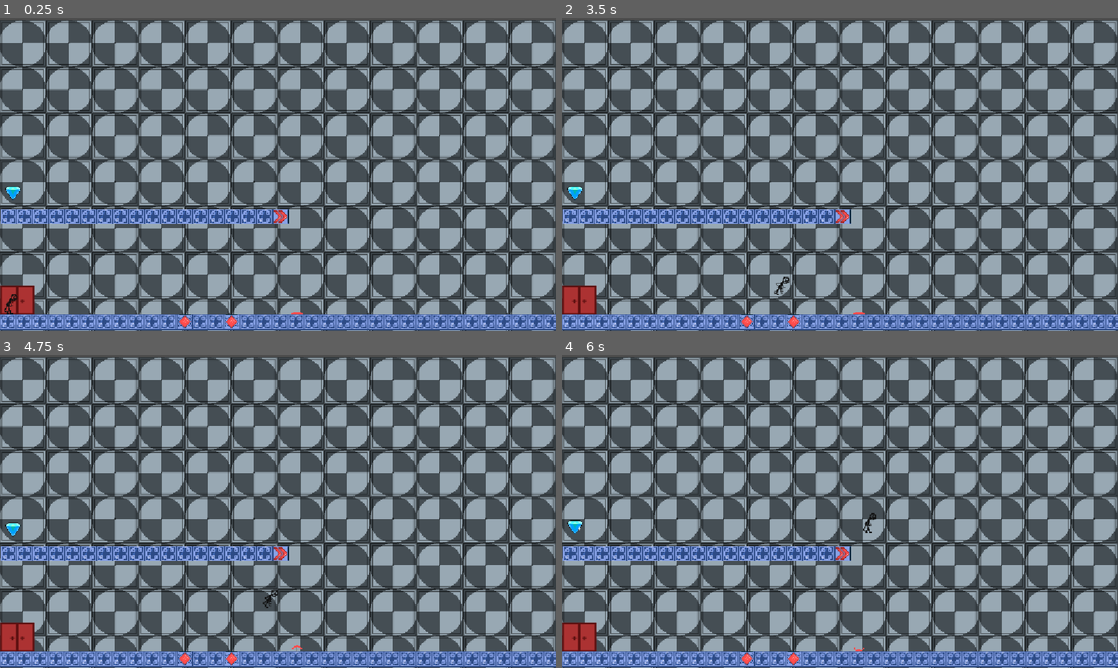
Above: before the commit, frames 1-4 (two rows, left to right).
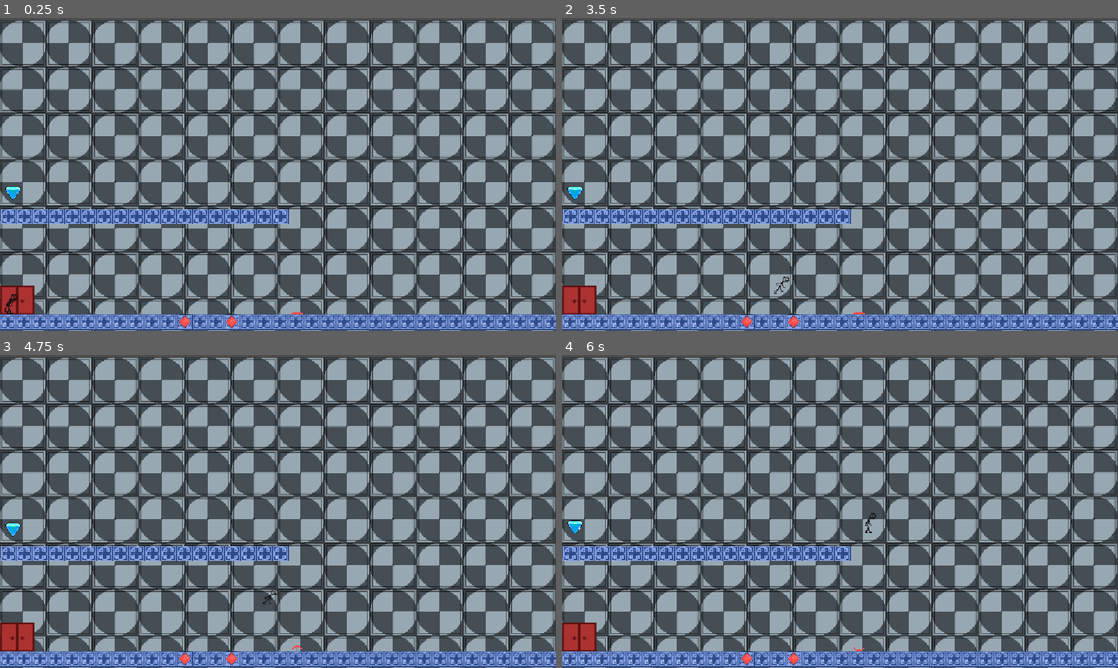
Above: after the commit, the same moments.

Repository: Noomins/Haven-ciao
Game: Godot game, scene res://main scene.tscn
Two runs of this game, one before a commit and one after it. Both use one fixed random seed, a clock stepped at 60 frames per second and the inputs below.
Inputs:
- Up to frame 1 (0.25 s): no input
- Up to frame 2 (3.5 s): tap Enter at 0.5 s; hold D (walk right) 0.53-2.03 s; tap Space (jumping) at 0.77, 1.52, 2.75, 3.02 s; hold A (walk left) 2.03-2.78 s; hold D (walk right) from 2.78 s (still down)
- Up to frame 3 (4.75 s): tap Space (jumping) at 3.77, 4.52 s; release D (walk right) at 4.28 s; hold A (walk left) from 4.28 s (still down)
- Up to frame 4 (6 s): release A (walk left) at 5.03 s; hold D (walk right) 5.03-5.78 s; hold A (walk left) from 5.78 s (still down)

The runs differ from the first frame. In frame 1, 0.1% of the frame differs, in the area x 49-52%, y 61-66%; in frame 2, 0.1%, in the area x 38-52%, y 61-89%; in frame 3, 0.1%; in frame 4, 0.1%.

Commit message:
tried my best to do something, not the best idea to go into this blindly.

Diff:
--- a/n++-2/character_body_2d.gd
+++ b/n++-2/character_body_2d.gd
@@ -23,10 +23,11 @@
 	var direction := Input.get_axis("walk left", "walk right")
 	if direction:
 		velocity.x = direction * SPEED
+		$Sprite2D.hide()
 		$playerwalk.play("walk")
+		$playerwalk.animation_finished
 	else:
 		velocity.x = move_toward(velocity.x, 0, SPEED)
-
 	move_and_slide()
 
 func _on_junppad_body_entered(_body: CharacterBody2D) -> void:
--- a/n++-2/gameoverui.gd
+++ b/n++-2/gameoverui.gd
@@ -1,5 +1,6 @@
 extends CanvasLayer
 @export var game_over_ui: CanvasLayer
+@export var pickup_audio : AudioStream
 @onready var control_node = $Control
 @onready var restart_button = $Control/restart
 @onready var escape_timer = $Timer
@@ -8,9 +9,10 @@
 @onready var g_collision_shape = $"../the gem/gem collision"
 @onready var g_sprite = $"../the gem/AnimatedSprite2D"
 @onready var countdown_label = $CountdownLabel
-@onready var doorclosed =$"../exitdoor/doorclosed"
-@onready var doorcollision=$"../exitdoor/doorcollision"
-@onready var rocketshoot=$"../rocketbox/rocketshoot"
+@onready var doorclosed = $"../exitdoor/doorclosed"
+@onready var doorcollision= $"../exitdoor/doorcollision"
+@onready var audiopickup = $"../gempickupsfx"
+@onready var audiowin = $"../winsfx"
 func trigger_game_over():
 	control_node.show()
 	get_tree().paused = true
@@ -18,8 +20,10 @@
 func trigger_win() -> void:
 	escape_timer.stop()
 	control_node.show()
+	audiowin.play()
 	$Control/gameovertext.text = "gem licked............"
 	get_tree().paused = true
+
 
 func start_escape_timer(seconds: float):
 	escape_timer.start(seconds)
@@ -35,16 +39,15 @@
 	start_escape_timer(10.0)
 	get_tree().call_group("spikes", "activate_spike")
 	$"../spike/spikespawn".play("spawn")
-	$"../rocketbox/rocketshoot".play("shoot")
 	g_sprite.hide()
 	g_collision_shape.set_deferred("disabled", true)
 	doorcollision.set_deferred("disabled",false)
 	doorclosed.hide()
+	audiopickup.play()
+
 func _process(_delta: float) -> void:
 	if not escape_timer.is_stopped():
 		countdown_label.text = "%.1f" % escape_timer.time_left
 
-
-
 func _on_exitdoor_body_entered(_body: CharacterBody2D) -> void:
 	trigger_win()
--- a/n++-2/main scene.tscn
+++ b/n++-2/main scene.tscn
@@ -46,14 +46,8 @@
 [ext_resource type="Texture2D" uid="uid://ds8c32yosm5ra" path="res://spriteanims/door!2.png" id="35_ens8i"]
 [ext_resource type="Texture2D" uid="uid://dykl5gp32kb0j" path="res://spriteanims/door!1.png" id="36_yklg6"]
 [ext_resource type="Texture2D" uid="uid://f45e1ipngk7s" path="res://background texture.png" id="37_yklg6"]
-[ext_resource type="Texture2D" uid="uid://bctayiiotnkmn" path="res://rocketblock-32x32_4.png" id="38_770c0"]
-[ext_resource type="Script" uid="uid://c2vw5mk2pwrdn" path="res://rocketbox.gd" id="38_ps13k"]
-[ext_resource type="Texture2D" uid="uid://ce8a78isc506e" path="res://spriteanims/rocketshoot1.png" id="40_pnilr"]
-[ext_resource type="Texture2D" uid="uid://brqp2wtxwyxty" path="res://spriteanims/rocketshoot2.png" id="41_oq3a0"]
-[ext_resource type="Texture2D" uid="uid://uks7loib6ba5" path="res://spriteanims/rocketshoot3.png" id="42_ctq0g"]
-[ext_resource type="Texture2D" uid="uid://hgudw355ogeo" path="res://spriteanims/rocketshoot4.png" id="43_v5y4c"]
-[ext_resource type="Texture2D" uid="uid://cxo5vnfqah2jw" path="res://spriteanims/rocketshoot5.png" id="44_osmiw"]
-[ext_resource type="Texture2D" uid="uid://g2mtq412o5me" path="res://spriteanims/rocketshoot6.png" id="45_5gt1g"]
+[ext_resource type="AudioStream" uid="uid://crbnx7qnkdowk" path="res://touchswitch_last_2d.wav" id="47_ctq0g"]
+[ext_resource type="AudioStream" uid="uid://d2uvqbthxwfka" path="res://Tony Hawk's Pro Skater 1+2 Special Trick sound effect.mp3" id="48_v5y4c"]
 
 [sub_resource type="RectangleShape2D" id="RectangleShape2D_ijygm"]
 size = Vector2(47, 45)
@@ -214,45 +208,6 @@
 
 [sub_resource type="RectangleShape2D" id="RectangleShape2D_ddck8"]
 size = Vector2(591, 29)
-
-[sub_resource type="RectangleShape2D" id="RectangleShape2D_te5el"]
-
-[sub_resource type="SpriteFrames" id="SpriteFrames_8nn7b"]
-animations = [{
-"frames": [],
-"loop": 1,
-"name": &"following",
-"speed": 5.0
-}, {
-"frames": [{
-"duration": 1.0,
-"texture": ExtResource("7_t4yvt")
-}, {
-"duration": 1.0,
-"texture": ExtResource("40_pnilr")
-}, {
-"duration": 1.0,
-"texture": ExtResource("41_oq3a0")
-}, {
-"duration": 1.0,
-"texture": ExtResource("42_ctq0g")
-}, {
-"duration": 1.0,
-"texture": ExtResource("43_v5y4c")
-}, {
-"duration": 1.0,
-"texture": ExtResource("44_osmiw")
-}, {
-"duration": 1.0,
-"texture": ExtResource("45_5gt1g")
-}, {
-"duration": 1.0,
-"texture": ExtResource("7_t4yvt")
-}],
-"loop": 0,
-"name": &"shoot",
-"speed": 10.0
-}]
 
 [node name="main" type="Node2D" unique_id=1120075018]
 
@@ -448,23 +403,13 @@
 region_enabled = true
 region_rect = Rect2(0, 0, 1158, 960)
 
-[node name="rocketbox" type="StaticBody2D" parent="." unique_id=921059746]
-position = Vector2(582, 411)
-rotation = 1.569556
-script = ExtResource("38_ps13k")
-
-[node name="CollisionShape2D" type="CollisionShape2D" parent="rocketbox" unique_id=1892974474]
-shape = SubResource("RectangleShape2D_te5el")
-
-[node name="Sprite2D" type="Sprite2D" parent="rocketbox" unique_id=397129131]
-texture = ExtResource("38_770c0")
-
-[node name="rocketshoot" type="AnimatedSprite2D" parent="rocketbox" unique_id=50171446]
-position = Vector2(1.044651, -35.998734)
-sprite_frames = SubResource("SpriteFrames_8nn7b")
-animation = &"shoot"
-
-[node name="NavigationAgent2D" type="NavigationAgent2D" parent="." unique_id=1565974931]
+[node name="gempickupsfx" type="AudioStreamPlayer" parent="." unique_id=650403802]
+stream = ExtResource("47_ctq0g")
+volume_db = -25.544
+
+[node name="winsfx" type="AudioStreamPlayer" parent="." unique_id=1452002863]
+stream = ExtResource("48_v5y4c")
+volume_db = -35.578
 
 [connection signal="timeout" from="Gameoverui/Timer" to="Gameoverui" method="_on_timer_timeout"]
 [connection signal="pressed" from="Gameoverui/Control/restart" to="Gameoverui" method="_on_restart_pressed"]
Not shown, added: n++-2/Tony Hawk's Pro Skater 1+2 Special Trick sound effect.mp3.import
Binary file removed: n++-2/gem.jpg
Not shown, removed: n++-2/gem.jpg.import
Not shown, added: n++-2/touchswitch_last_2d.wav.import
Not shown, added: n++-2/Tony Hawk's Pro Skater 1+2 Special Trick sound effect.mp3
Not shown, added: n++-2/touchswitch_last_2d.wav
